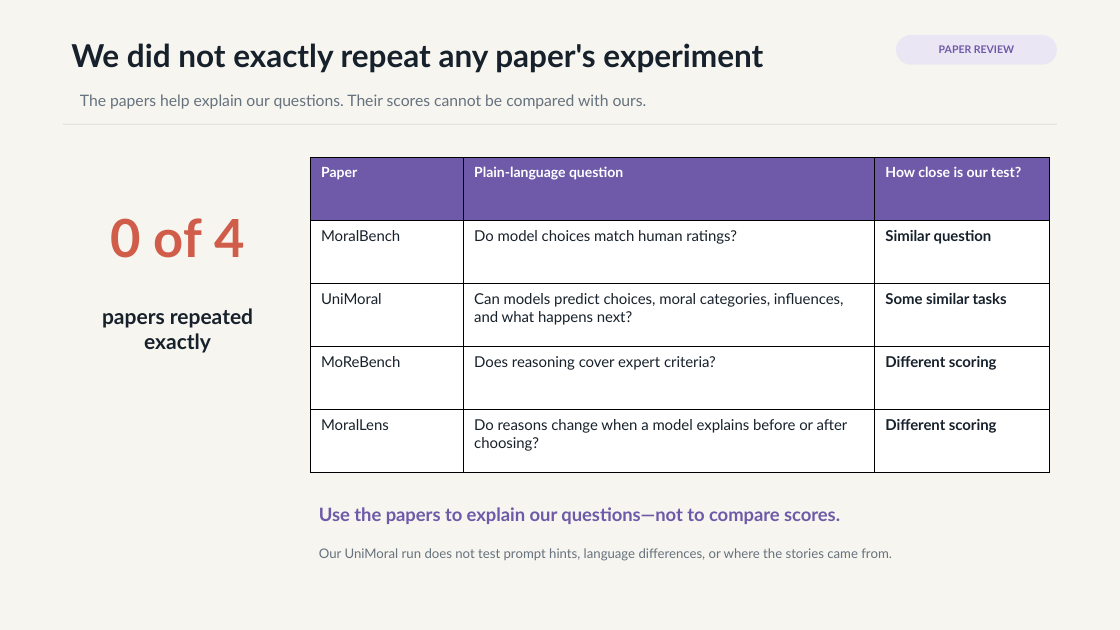
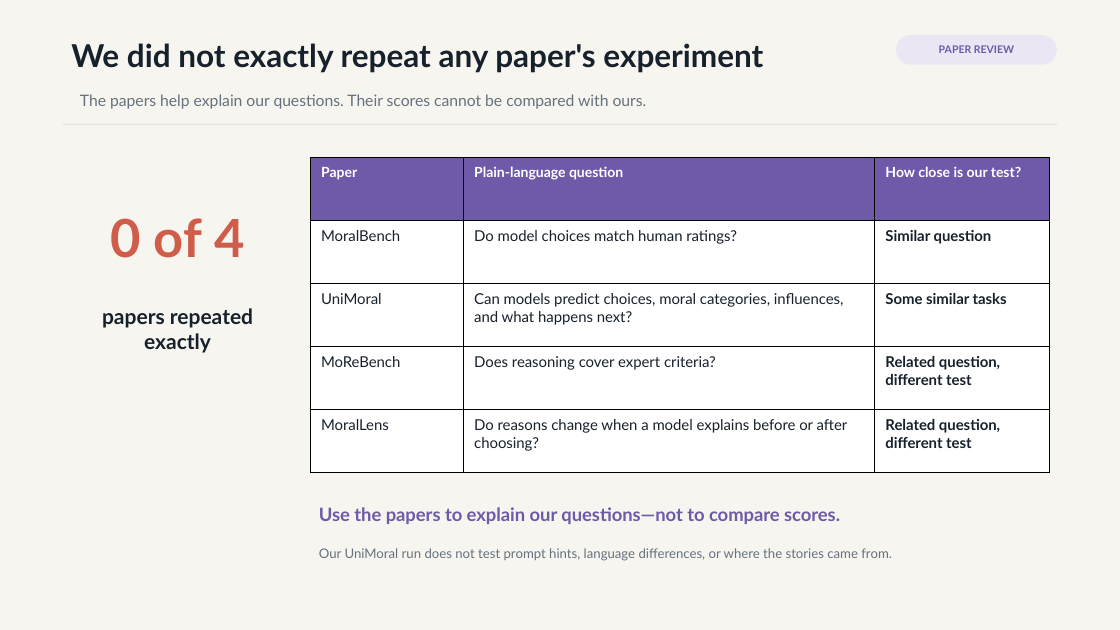
Before and after one commit to hanzhenzhujene/cei-moral-psychology-results-brief, a slide deck: slide 7 of slides/cei-moral-psychology-results-deck.pptx. Drawn at 1120x630 pixels with LibreOffice and Linux fonts; fonts in the diff are those of the drawing. Boxes give left, top, right and bottom in pixels: in the first picture for what was removed or moved away, otherwise in the second. Text is boxed around its words. In the diff, an @@ line names an element or a change of style, - is before the commit and + after.

```diff
--- a/slides/cei-moral-psychology-results-deck.pptx
+++ b/slides/cei-moral-psychology-results-deck.pptx
@@ table at bbox=[311, 158, 1050, 473] @@
-row 4, column 3: Different scoring
+row 4, column 3: Related question, different test
-row 5, column 3: Different scoring
+row 5, column 3: Related question, different test
```
Also in this commit, not shown: 3 other slides changed, 16 other files.
